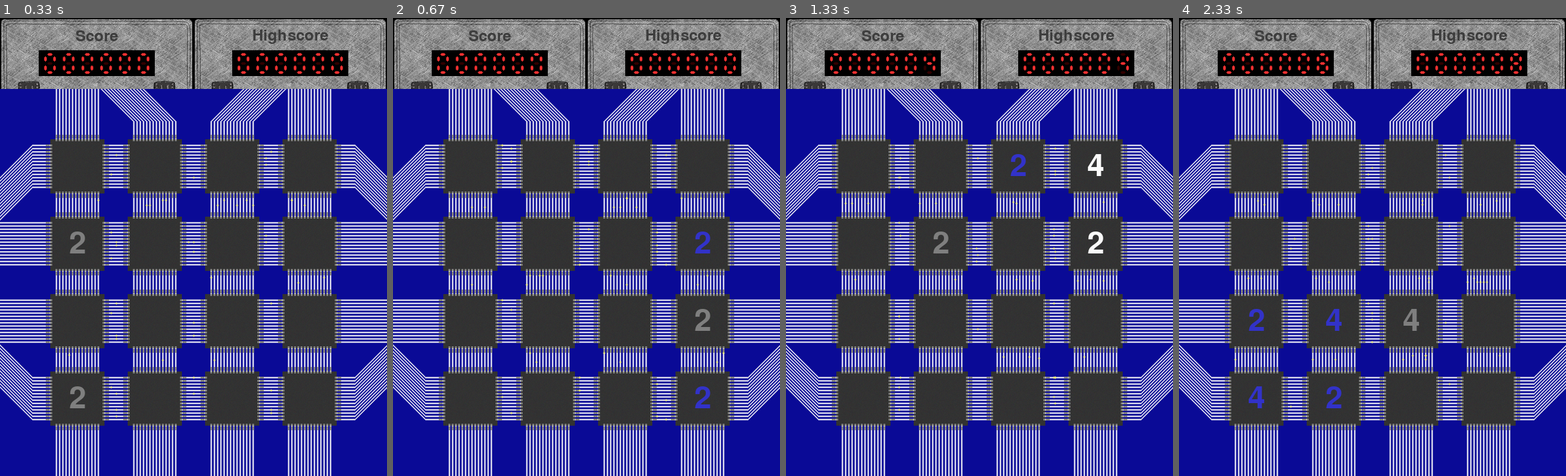
Above: before the commit, frames 1-4 (left to right).
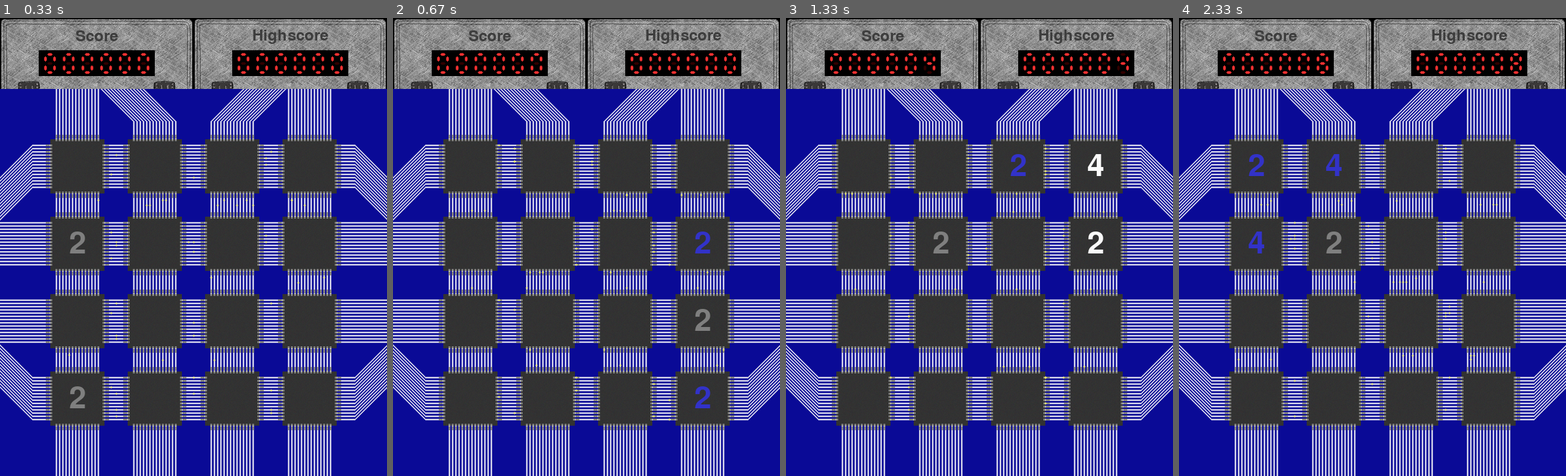
Above: after the commit, the same moments.

Repository: Marco-Meyer/TINF13AIBI-Kinect
Game: pygame game, started from 2048.py
Same seed, same stepped clock (60 frames per second), same inputs: the game is played once before the commit and once after it.
Inputs:
- Up to frame 1 (0.33 s): no input
- Up to frame 2 (0.67 s): hold Right from 0.33 s (still down)
- Up to frame 3 (1.33 s): release Right at 0.8 s; hold Up 0.83-1.13 s; hold Right from 1.17 s (still down)
- Up to frame 4 (2.33 s): release Right at 1.63 s; hold Left 1.67-2.2 s; hold Down from 2.23 s (still down)

Frame 1 is identical in both runs. In frame 2, 0.3% of the frame differs, in the area x 20-86%, y 27-89%; in frame 3, 0.3%; in frame 4, 1.2%, in the area x 14-84%, y 28-88%.

Commit message:
slide and lose sound + timer
+ slide sound + timer
+ lose play

Diff:
--- a/2048.py
+++ b/2048.py
@@ -18,6 +18,7 @@
 from Circuit import lcd
 from score import Score
 from grid import Grid
+import os
 import time
 
 class Game():
@@ -69,7 +70,8 @@
 del(r,loadtext)
 #Sound
 volume = 0.5 #between 0.0 - 1.0
-sound_time = 0.1
+slidetime = 0.1
+losetime = 1
 
 #Design
 bgU = P.image.load(join('Images', 'monitor.png'))
@@ -203,16 +205,17 @@
                     grid.last = numpy.copy(grid.area)
                     EM.dispatch("movement_start", grid, direction-1)
                     if grid.move(direction-1):
-                        #sounds.timer_stop(("Slide", 0.1))
-                        sounds.play_sound("Slide")
+                        sounds.play_slide_sound()
+                        #sounds.play_sound("Slide")
+                        #sounds.sound_stop("Slide", slidetime)
                         grid.fill_random()
-                        ###########Slide############
                         if grid.area.all() and not gameover:#grid full and not yet gameover
                             if not grid.check_merge():
 
                                 ####Lose Sound####
-                                sounds.timer_stop("Lose", 0.1)
-                                sounds.play_sound("Lose")
+                                sounds.play_lose_sound()
+                               # sounds.play_sound("Lose")
+                               # sounds.sound_stop("Lose", losetime)
                                 gameover = True
                 elif e.type == P.KEYDOWN:
                     if gameover:
@@ -240,8 +243,7 @@
                                 if not grid.check_merge():
                                     move_timeout = time.time()+1#1 second gameover
                                                                     ####Lose Sound####
-                                    sounds.timer_stop("Lose", 0.1)
-                                    sounds.play_sound("Lose")
+
                                     gameover = True
 
         #####LOGICBLOCK#####
--- a/Engine/sounds.py
+++ b/Engine/sounds.py
@@ -16,6 +16,15 @@
     def load_sound(self, file, path ="Sounds", ending =".ogg"):
         self.sounds[file] = P.mixer.Sound(join(path, file+ending))
 
+    def play_slide_sound(self):
+        self.play_sound("Slide")
+        self.sound_stop("Slide", 0.1)
+
+    def play_lose_sound(self):
+        self.play_sound("Lose")
+        #self.sound_stop("Lose", 5)
+
+
     def play_sound(self, name):
         self.sounds[name].play()
         print("Play " +name)
@@ -27,7 +36,8 @@
         print(self)
         Timer(time, self.sound_stop, (self, name))
 
-    def sound_stop(self, name):
+    def sound_stop(self, name, duration = 0):
+        time.sleep(duration)
         self.sounds[name].stop()
         print("stoped " +name)
 
@@ -50,5 +60,5 @@
 ##    sounds = Sounds()
 ##    print(sounds.filenames)
 ##    sounds.play_sound("Slide")
-##    sounds.timer_stop("Slide", 0.1)
-##    sounds.sound_stop("Slide")
+##   # sounds.timer_stop("Slide", 0.1)
+##   # sounds.sound_stop("Slide")
